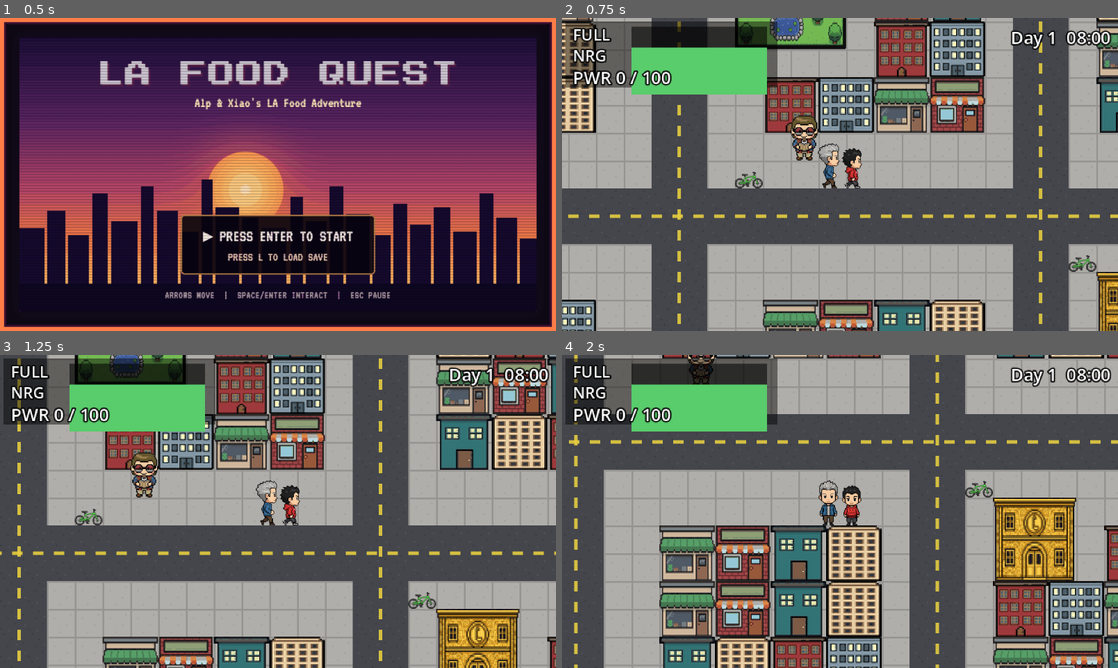
Above: before the commit, frames 1-4 (two rows, left to right).
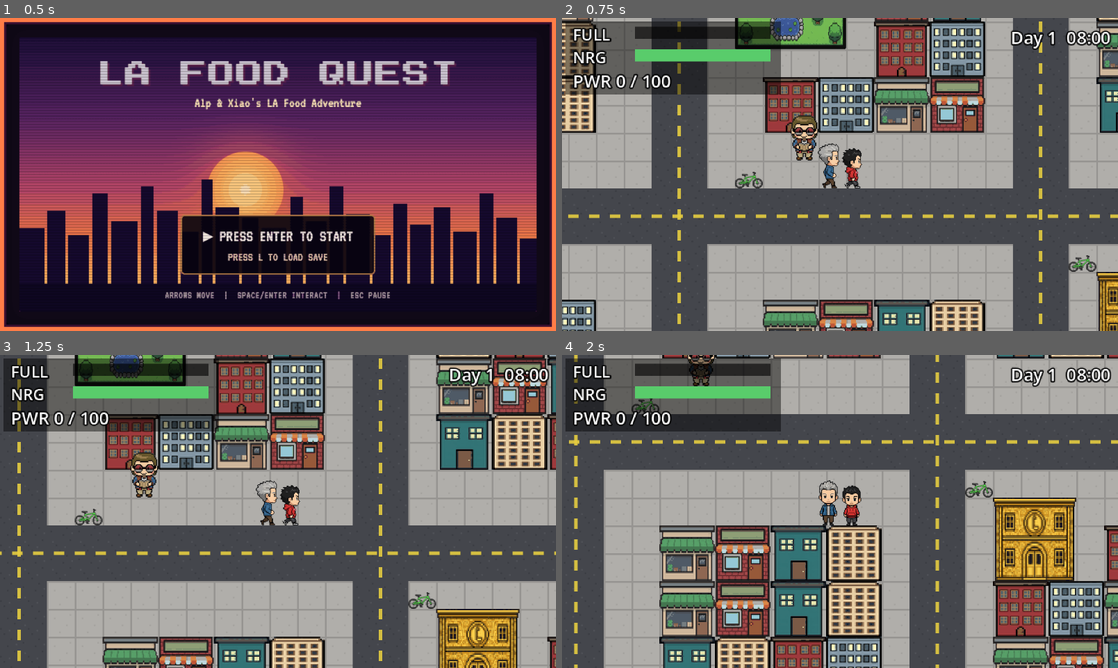
Above: after the commit, the same moments.

Repository: alexselig/la-food-quest
Game: Godot game, scene res://scenes/title.tscn
Same seed, same stepped clock (60 frames per second), same inputs: the game is played once before the commit and once after it.
Inputs:
- Up to frame 1 (0.5 s): no input
- Up to frame 2 (0.75 s): tap Enter (ui_accept) at 0.5 s; hold Right (ui_right) from 0.53 s (still down); tap Q at 0.6 s
- Up to frame 3 (1.25 s): keep holding Right (ui_right); tap Enter (ui_accept) at 0.77, 1.07 s; tap L at 0.8 s
- Up to frame 4 (2 s): release Right (ui_right) at 1.28 s; hold Down (ui_down) from 1.28 s (still down); tap L at 1.35 s; tap Enter (ui_accept) at 1.52, 1.55, 1.82 s

Frame 1 is identical in both runs. In frame 2, 4.1% of the frame differs, in the area x 0-40%, y 1-25%; in frame 3, 4.1%; in frame 4, 4.4%.

Commit message:
Fix web build (load imported textures, export-safe) + fix overlapping HUD gauges (exact-size bars); re-export web
Co-authored-by: Copilot <223556219+Copilot@users.noreply.github.com>

Diff:
--- a/scripts/game_over.gd
+++ b/scripts/game_over.gd
@@ -40,6 +40,10 @@
     add_child(l)
 
 func _load_tex(path: String) -> Texture2D:
+    if ResourceLoader.exists(path):
+        var r = load(path)
+        if r is Texture2D:
+            return r
     var img := Image.new()
     if img.load(path) == OK:
         return ImageTexture.create_from_image(img)
--- a/scripts/grid_player.gd
+++ b/scripts/grid_player.gd
@@ -94,6 +94,10 @@
     _update_sprite()
 
 func _load_tex(path: String) -> Texture2D:
+    if ResourceLoader.exists(path):
+        var r = load(path)
+        if r is Texture2D:
+            return r
     var img := Image.new()
     if img.load(path) == OK:
         return ImageTexture.create_from_image(img)
--- a/scripts/hud.gd
+++ b/scripts/hud.gd
@@ -1,9 +1,10 @@
 extends CanvasLayer
-## Readable HUD: Fullness / Energy bars, Power/goal, clock, and an auto-sizing toast panel
-## that grows to fit multi-line messages (never overflows its background).
+## HUD: Fullness / Energy gauges (exact-size ColorRect bars), Power/goal, clock, and an
+## auto-sizing toast panel that grows to fit multi-line messages.
 
-var _full: ProgressBar
-var _energy: ProgressBar
+const BAR_W := 78.0
+var _full: ColorRect
+var _energy: ColorRect
 var _power_lbl: Label
 var _clock_lbl: Label
 var _toast_panel: PanelContainer
@@ -20,13 +21,13 @@
     var panel := ColorRect.new()
     panel.color = Color(0, 0, 0, 0.45)
     panel.position = Vector2(2, 2)
-    panel.size = Vector2(122, 38)
+    panel.size = Vector2(124, 42)
     root.add_child(panel)
     _label(root, Vector2(6, 3), "FULL", 9)
-    _full = _bar(root, Vector2(40, 5), Color(0.95, 0.62, 0.20))
-    _label(root, Vector2(6, 15), "NRG", 9)
-    _energy = _bar(root, Vector2(40, 17), Color(0.35, 0.80, 0.42))
-    _power_lbl = _label(root, Vector2(6, 27), "PWR 0 / 100", 10)
+    _full = _bar(root, Vector2(42, 5), Color(0.95, 0.62, 0.20))
+    _label(root, Vector2(6, 16), "NRG", 9)
+    _energy = _bar(root, Vector2(42, 18), Color(0.35, 0.80, 0.42))
+    _power_lbl = _label(root, Vector2(6, 29), "PWR 0 / 100", 10)
     _clock_lbl = _label(root, Vector2(196, 4), "Day 1  08:00", 10)
     _clock_lbl.size = Vector2(120, 14)
     _clock_lbl.horizontal_alignment = HORIZONTAL_ALIGNMENT_RIGHT
@@ -85,10 +86,10 @@
     var g := _gs()
     if g == null:
         return
-    _full.value = g.fullness
-    _full.modulate = Color(1, 0.45, 0.45) if g.fullness > 70.0 else Color(1, 1, 1)
-    _energy.value = g.energy
-    _energy.modulate = Color(1, 0.45, 0.45) if g.energy < 25.0 else Color(1, 1, 1)
+    _full.size.x = BAR_W * (clampf(g.fullness, 0.0, 100.0) / 100.0)
+    _full.color = Color(1, 0.45, 0.45) if g.fullness > 70.0 else Color(0.95, 0.62, 0.20)
+    _energy.size.x = BAR_W * (clampf(g.energy, 0.0, 100.0) / 100.0)
+    _energy.color = Color(1, 0.45, 0.45) if g.energy < 25.0 else Color(0.35, 0.80, 0.42)
     _power_lbl.text = "PWR %d / 100" % g.power
 
 func _refresh_clock() -> void:
@@ -96,23 +97,18 @@
     if g:
         _clock_lbl.text = g.clock_string()
 
-func _bar(parent: Control, pos: Vector2, color: Color) -> ProgressBar:
-    var b := ProgressBar.new()
-    b.position = pos
-    b.custom_minimum_size = Vector2(78, 8)
-    b.size = Vector2(78, 8)
-    b.min_value = 0
-    b.max_value = 100
-    b.value = 0
-    b.show_percentage = false
-    var bg := StyleBoxFlat.new()
-    bg.bg_color = Color(0, 0, 0, 0.55)
-    var fg := StyleBoxFlat.new()
-    fg.bg_color = color
-    b.add_theme_stylebox_override("background", bg)
-    b.add_theme_stylebox_override("fill", fg)
-    parent.add_child(b)
-    return b
+func _bar(parent: Control, pos: Vector2, color: Color) -> ColorRect:
+    var bg := ColorRect.new()
+    bg.position = pos
+    bg.size = Vector2(BAR_W, 7)
+    bg.color = Color(0, 0, 0, 0.6)
+    parent.add_child(bg)
+    var fill := ColorRect.new()
+    fill.position = pos
+    fill.size = Vector2(0, 7)
+    fill.color = color
+    parent.add_child(fill)
+    return fill
 
 func _label(parent: Control, pos: Vector2, text: String, size: int) -> Label:
     var l := Label.new()
--- a/scripts/title.gd
+++ b/scripts/title.gd
@@ -30,6 +30,10 @@
         add_child(l)
 
 func _load_tex(path: String) -> Texture2D:
+    if ResourceLoader.exists(path):
+        var r = load(path)
+        if r is Texture2D:
+            return r
     var img := Image.new()
     if img.load(path) == OK:
         return ImageTexture.create_from_image(img)
--- a/scripts/world.gd
+++ b/scripts/world.gd
@@ -64,6 +64,10 @@
     _sprites["bike"] = _tex("res://assets/props/bike.png")
 
 func _tex(path: String) -> Texture2D:
+    if ResourceLoader.exists(path):
+        var r = load(path)
+        if r is Texture2D:
+            return r
     var img := Image.new()
     if img.load(path) == OK:
         return ImageTexture.create_from_image(img)
Not shown, added: docs/index.apple-touch-icon.png.import
Not shown, added: docs/index.icon.png.import
Not shown, added: docs/index.png.import
Not shown, changed: docs/index.html
Not shown, changed: docs/index.pck
